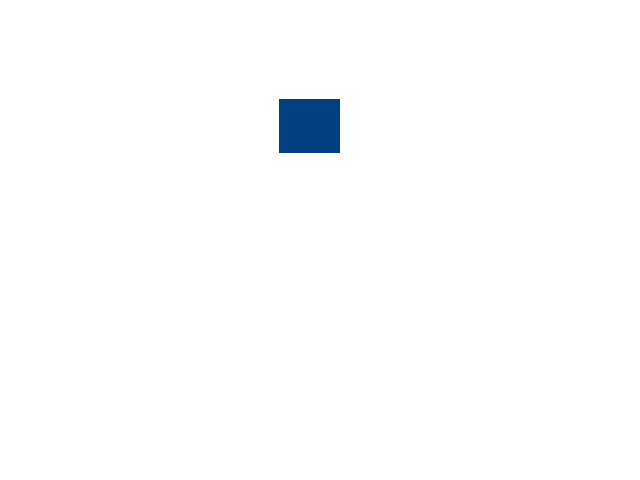
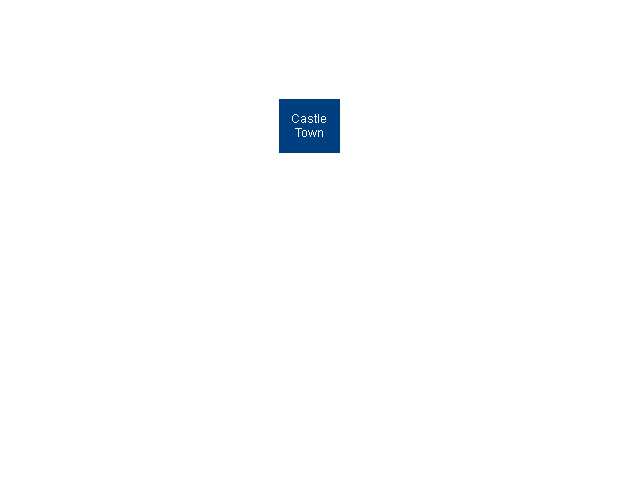
Before/after of a 640px x 480px layered artwork. What changed in the layer stack:
added layer "Castle ..." above "Pasted Layer" over bbox(292, 114, 326, 137)
